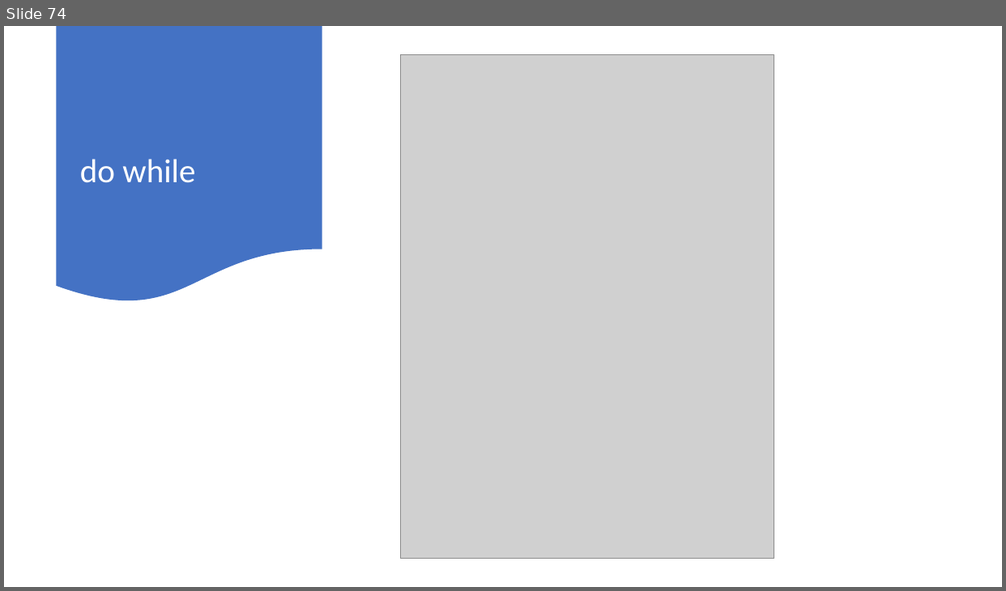
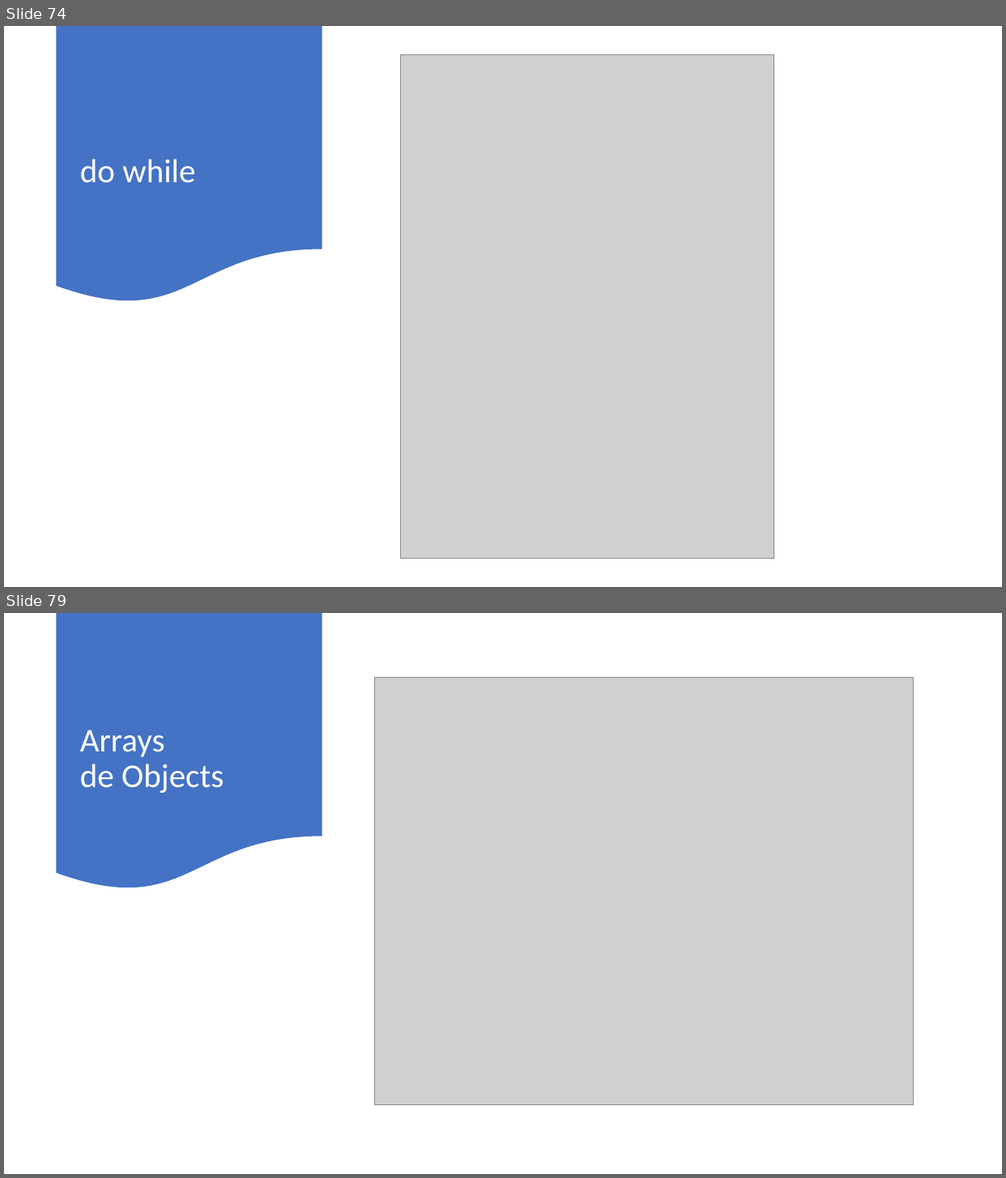
Before and after one commit to AlbertOsinaga/Curso201, a slide deck: Curso201.pptx. Shown one above the other, each under a label of ours: slide 74 before the commit, slides 74 and 79 after it; the slides between them are not shown. The pictures are 1006x591 and 1006x1178 pixels, drawn with LibreOffice and Linux fonts; fonts in the diff are those of the drawing; grey boxes stand for pictures. Boxes give left, top, right and bottom in pixels: in the first picture for what was removed or moved away, otherwise in the second. Text is boxed around its words. In the diff, an @@ line names an element or a change of style, - is before the commit and + after.

Commit message:
80-ArrayMultidimensionales

```diff
--- a/Curso201.pptx
+++ b/Curso201.pptx
@@ slide 79 added at [4, 613, 1002, 1174], background #FFFFFF @@
@@ flow chart document added at [57, 613, 322, 892], fill #4472C4 @@
@@ picture added at [374, 677, 913, 1105] @@
@@ title added at [80, 730, 224, 793], 32 pt, text #FFFFFF @@
+Arrays
+de Objects
```
Also in this commit, not shown: 5 other slides added, 34 other files.
